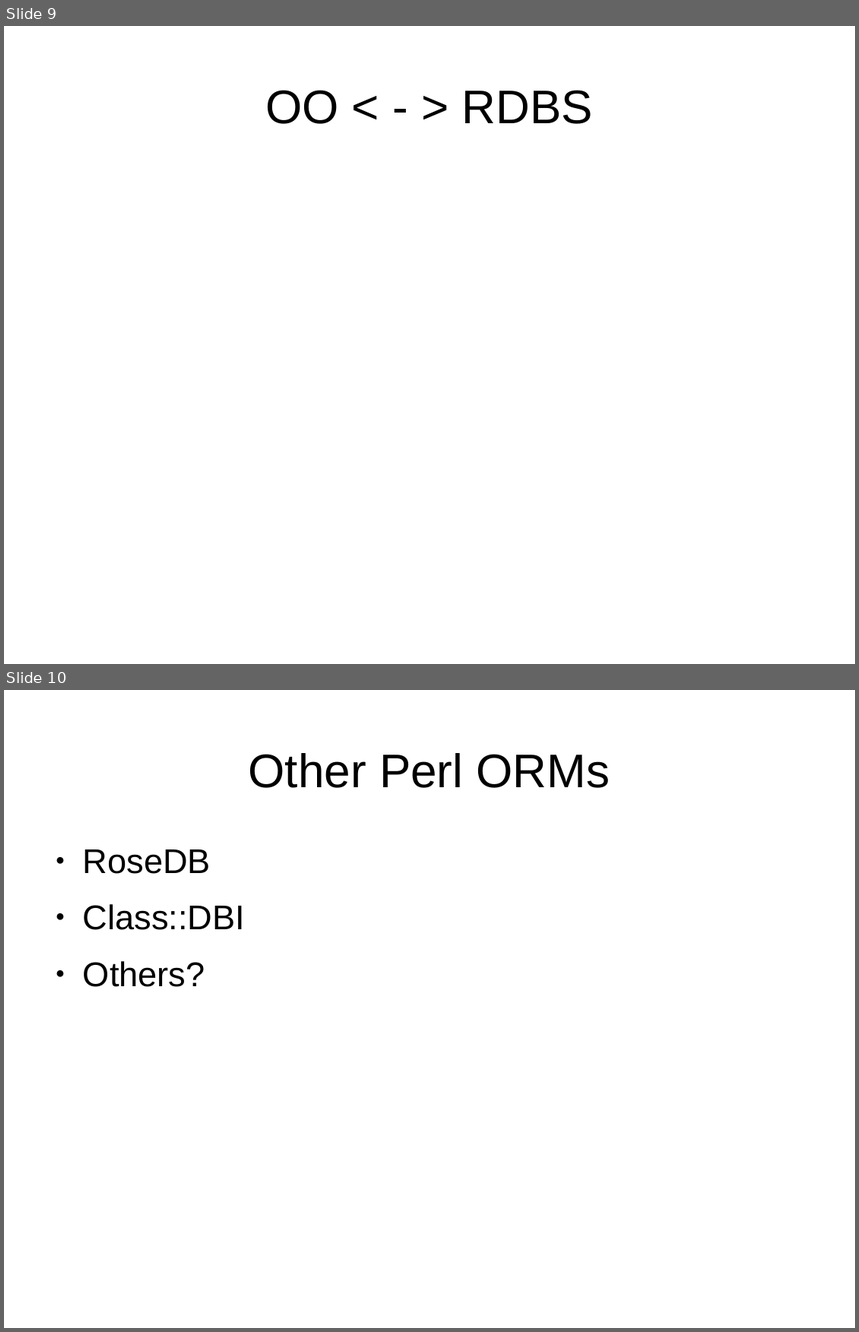
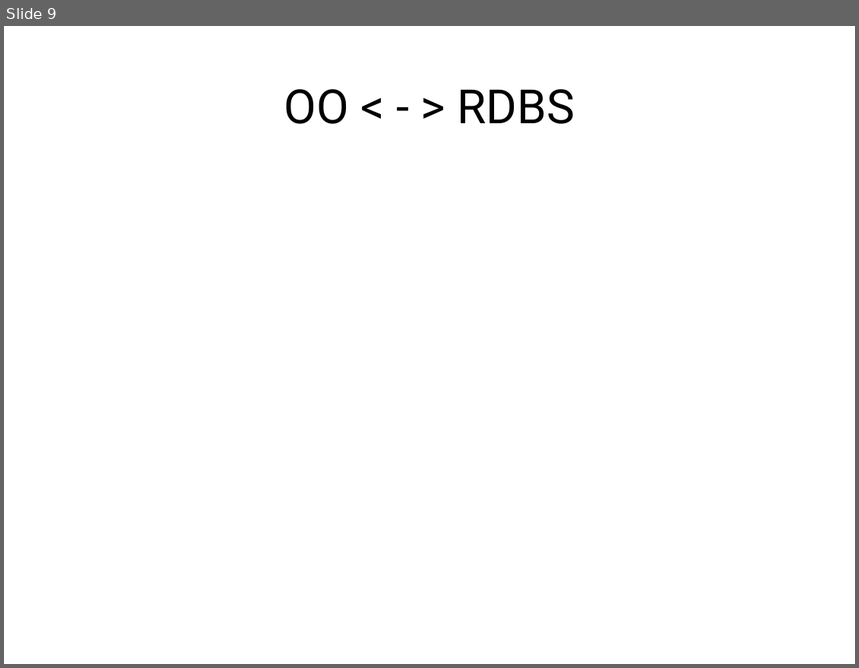
Before and after one commit to erezschatz/Presentation, a slide deck: dbix-class.odp. Shown one above the other, each under a label of ours: slides 9 and 10 before the commit, slide 9 after it. The pictures are 859x1332 and 859x668 pixels, drawn with LibreOffice and Linux fonts; fonts in the diff are those of the drawing. Boxes give left, top, right and bottom in pixels: in the first picture for what was removed or moved away, otherwise in the second. Text is boxed around its words. In the diff, an @@ line names an element or a change of style, - is before the commit and + after.

```diff
--- a/dbix-class.odp
+++ b/dbix-class.odp
@@ slide 10 removed at (x1=4, y1=690, x2=855, y2=1328), background #FFFFFF @@
@@ title removed at (x1=249, y1=753, x2=610, y2=788) @@
-Other Perl ORMs
@@ text removed at (x1=83, y1=850, x2=245, y2=987) @@
-● RoseDB
-● Class::DBI
-● Others?
@@ slide 9 changed as well @@
@@ title "OO < - > RDBS" at (x1=284, y1=89, x2=574, y2=124): font Arial to Roboto @@
```
Also in this commit, not shown: 11 other slides changed, 1 slide added, 4 other files.
